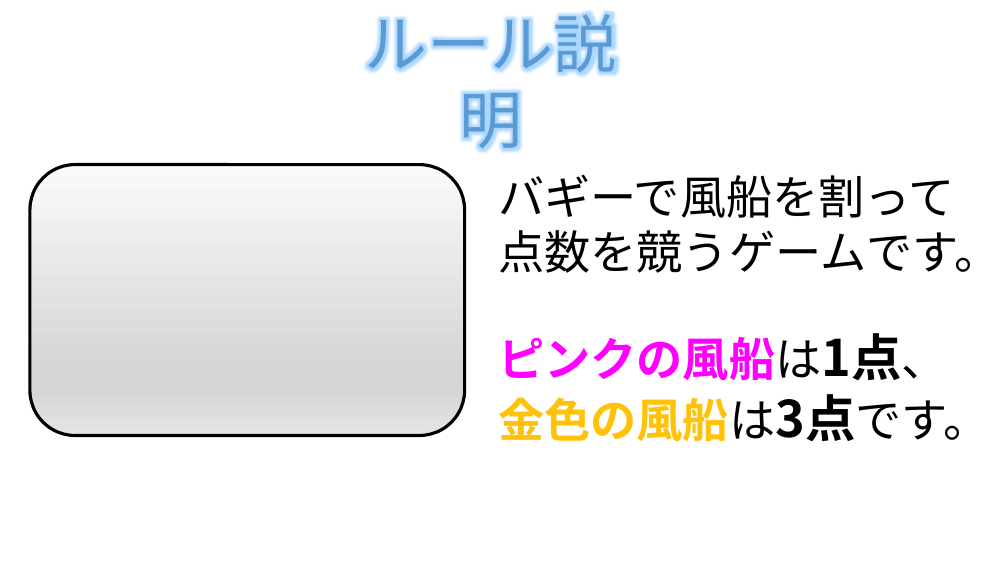
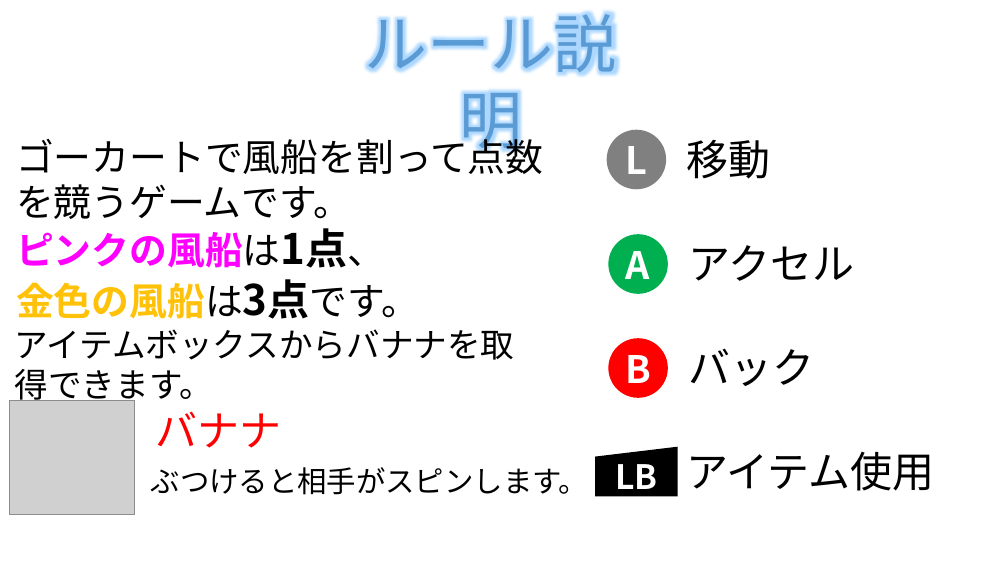
Before and after one commit to MizukiKato0416/sotsugyou_time_kato, a slide deck: slide 1 of PSD/操作説明.pptx. Drawn at 1008x567 pixels with LibreOffice and Linux fonts; fonts in the diff are those of the drawing; grey boxes stand for pictures; background and template pictures are left out. Boxes give left, top, right and bottom in pixels: in the first picture for what was removed or moved away, otherwise in the second. Text is boxed around its words. In the diff, an @@ line names an element or a change of style, - is before the commit and + after.

Commit message:
操作説明(ゴーカート)

```diff
--- a/PSD/操作説明.pptx
+++ b/PSD/操作説明.pptx
@@ text at [16,132,543,219]: text changed; size 44 to 36 pt @@
-バギーで風船を割って点数を競うゲームです。
+ゴーカートで風船を割って点数を競うゲームです。
@@ ellipse added at [606,130,666,190], fill #808080, 36 pt, text #FFFFFF, bold @@
+L
@@ text added at [687,139,771,179], 40 pt, text #000000 @@
+移動
@@ rounded rectangle removed at [30,165,465,436] @@
@@ text at [16,228,420,319]: text changed; size 44 to 36 pt @@
-ピンクの風船は1点、金色の風船は3点です。
+ピンクの風船は1点、
+金色の風船は3点です。
@@ ellipse added at [609,234,668,294], fill #00B050, 36 pt, text #FFFFFF, bold @@
+A
@@ text added at [689,245,855,281], 40 pt, text #000000 @@
+アクセル
@@ text added at [15,329,515,407], 32 pt, text #000000 @@
+アイテムボックスからバナナを取得できます。
@@ ellipse added at [609,338,668,398], fill #FF0000, 36 pt, text #FFFFFF, bold @@
+B
@@ text added at [689,348,815,386], 40 pt, text #000000 @@
+バック
@@ picture added at [9,401,135,514] @@
@@ text added at [155,411,281,448], 40 pt, text #FF0000 @@
+バナナ
@@ flow chart manual input added at [595,447,678,497], fill #000000, 32 pt, text #FFFFFF, bold @@
+LB
@@ text added at [151,467,588,495], 28 pt, text #000000 @@
+ぶつけると相手がスピンします。
@@ text added at [687,452,935,491], 40 pt, text #000000 @@
+アイテム使用
```
Also in this commit, not shown: 3 other files.
